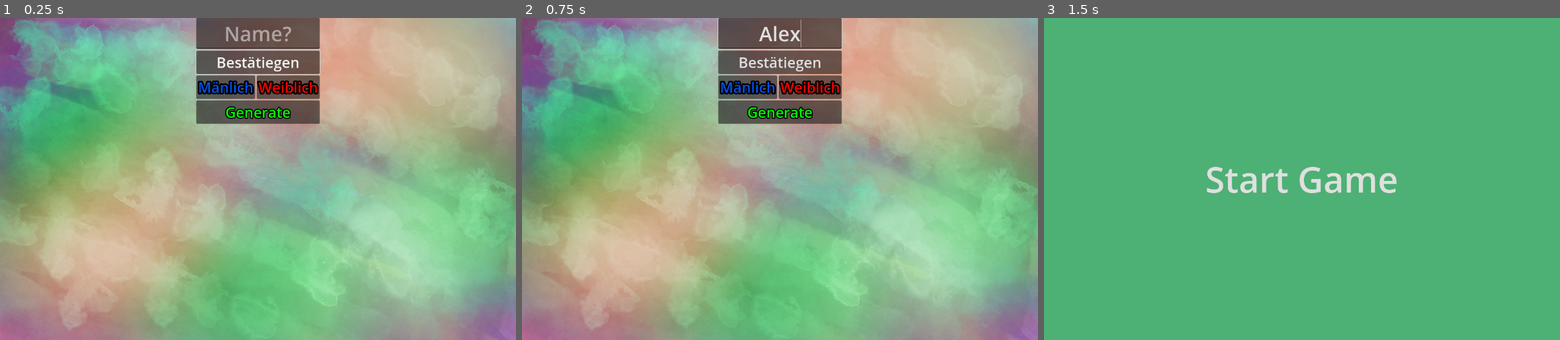
Above: before the commit, frames 1-3 (left to right).
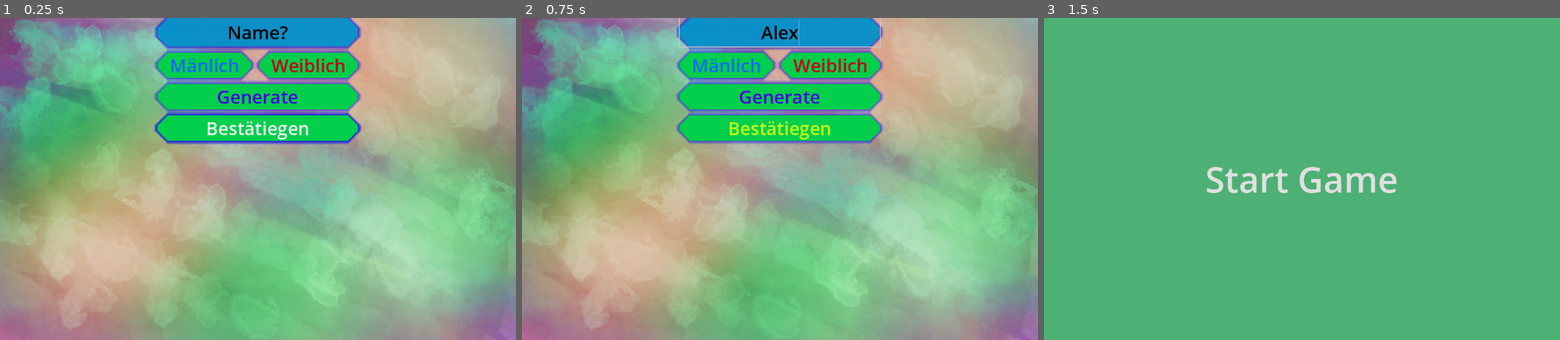
Above: after the commit, the same moments.

Repository: NIK-98/Paint_The_Ground
Game: Godot game, scene res://sceens/level.tscn
The game is run twice, just before and just after one commit, with the same random seed, the same clock (stepped at 60 frames per second) and the same inputs. This scene is started directly instead of the project's main scene.
Inputs (mouse positions are in pixels of both pictures, inside the frame that each line leads up to):
- Up to frame 1 (0.25 s): no input
- Up to frame 2 (0.75 s): click (780, 34) at 0.52 s; type "Alex" at 0.6 s
- Up to frame 3 (1.5 s): click "Bestätiegen" at 1.25 s

The runs differ from the first frame. In frame 1, 15% of the frame differs, in the area x 29-71%, y 0-40%; in frame 2, 15%; in frame 3, nothing differs.
Error in both runs: Attempt to call function 'get_node' in base 'null instance' on a null instance. (res://scripts/level.gd:183)

Commit message:
kleinere verbesserungen und ui anpassungen

Diff:
--- a/sceens/level.tscn
+++ b/sceens/level.tscn
@@ -55,6 +55,83 @@
 
 [sub_resource type="Theme" id="Theme_n2nq7"]
 PanelContainer/styles/panel = SubResource("StyleBoxFlat_ewbck")
+
+[sub_resource type="SystemFont" id="SystemFont_8psfh"]
+font_names = PackedStringArray("Berlin Sans FB")
+
+[sub_resource type="StyleBoxFlat" id="StyleBoxFlat_m6jnd"]
+bg_color = Color(0, 0.670588, 0.780392, 0.784314)
+corner_radius_top_left = 25
+corner_radius_top_right = 25
+corner_radius_bottom_right = 25
+corner_radius_bottom_left = 25
+corner_detail = 1
+shadow_color = Color(0, 0, 0.886275, 0.709804)
+shadow_size = 10
+
+[sub_resource type="Theme" id="Theme_lny4d"]
+LineEdit/colors/font_color = Color(0, 0, 0, 1)
+LineEdit/colors/font_outline_color = Color(0, 0, 0, 1)
+LineEdit/colors/font_placeholder_color = Color(0, 0, 0, 1)
+LineEdit/font_sizes/font_size = 45
+LineEdit/fonts/font = SubResource("SystemFont_8psfh")
+LineEdit/styles/normal = SubResource("StyleBoxFlat_m6jnd")
+
+[sub_resource type="SystemFont" id="SystemFont_8s71y"]
+font_names = PackedStringArray("Cooper")
+
+[sub_resource type="StyleBoxFlat" id="StyleBoxFlat_57cek"]
+content_margin_left = 30.0
+content_margin_right = 30.0
+bg_color = Color(1.63645e-06, 0.81336, 0.295712, 1)
+corner_radius_top_left = 25
+corner_radius_top_right = 25
+corner_radius_bottom_right = 25
+corner_radius_bottom_left = 25
+corner_detail = 1
+shadow_color = Color(0, 0, 0.956863, 0.6)
+shadow_size = 10
+
+[sub_resource type="Theme" id="Theme_u37or"]
+Button/colors/font_color = Color(0.102703, 0.396986, 1, 1)
+Button/colors/font_hover_color = Color(0.95, 0.95, 0.95, 1)
+Button/font_sizes/font_size = 45
+Button/fonts/font = SubResource("SystemFont_8s71y")
+Button/styles/focus = SubResource("StyleBoxFlat_57cek")
+Button/styles/hover = SubResource("StyleBoxFlat_57cek")
+Button/styles/hover_pressed = SubResource("StyleBoxFlat_57cek")
+Button/styles/normal = SubResource("StyleBoxFlat_57cek")
+Button/styles/pressed = SubResource("StyleBoxFlat_57cek")
+
+[sub_resource type="Theme" id="Theme_3naol"]
+Button/colors/font_color = Color(0.768627, 0, 0.101961, 1)
+Button/font_sizes/font_size = 45
+Button/fonts/font = SubResource("SystemFont_8s71y")
+Button/styles/focus = SubResource("StyleBoxFlat_57cek")
+Button/styles/hover = SubResource("StyleBoxFlat_57cek")
+Button/styles/hover_pressed = SubResource("StyleBoxFlat_57cek")
+Button/styles/normal = SubResource("StyleBoxFlat_57cek")
+Button/styles/pressed = SubResource("StyleBoxFlat_57cek")
+
+[sub_resource type="Theme" id="Theme_4qfo0"]
+Button/colors/font_color = Color(0.284398, 0.000272228, 0.877517, 1)
+Button/font_sizes/font_size = 45
+Button/fonts/font = SubResource("SystemFont_8s71y")
+Button/styles/focus = SubResource("StyleBoxFlat_57cek")
+Button/styles/hover = SubResource("StyleBoxFlat_57cek")
+Button/styles/hover_pressed = SubResource("StyleBoxFlat_57cek")
+Button/styles/normal = SubResource("StyleBoxFlat_57cek")
+Button/styles/pressed = SubResource("StyleBoxFlat_57cek")
+
+[sub_resource type="Theme" id="Theme_ywke1"]
+Button/colors/font_color = Color(0.768627, 1, 0.101961, 1)
+Button/font_sizes/font_size = 45
+Button/fonts/font = SubResource("SystemFont_8s71y")
+Button/styles/focus = SubResource("StyleBoxFlat_57cek")
+Button/styles/hover = SubResource("StyleBoxFlat_57cek")
+Button/styles/hover_pressed = SubResource("StyleBoxFlat_57cek")
+Button/styles/normal = SubResource("StyleBoxFlat_57cek")
+Button/styles/pressed = SubResource("StyleBoxFlat_57cek")
 
 [sub_resource type="SceneReplicationConfig" id="SceneReplicationConfig_jatce"]
 properties/0/path = NodePath("CanvasLayer/Time:text")
@@ -219,30 +296,25 @@
 texture = ExtResource("15_qppgb")
 
 [node name="CenterContainer" type="CenterContainer" parent="loby"]
-anchors_preset = 5
+anchors_preset = -1
 anchor_left = 0.5
 anchor_right = 0.5
-offset_left = -107.5
-offset_right = 107.5
-offset_bottom = 139.0
+offset_left = -261.0
+offset_right = 261.0
+offset_bottom = 288.0
 grow_horizontal = 2
 
 [node name="VBoxContainer" type="VBoxContainer" parent="loby/CenterContainer"]
 layout_mode = 2
+theme_override_constants/separation = 15
 
 [node name="name_input" type="LineEdit" parent="loby/CenterContainer/VBoxContainer"]
 layout_mode = 2
-theme_override_font_sizes/font_size = 50
+theme = SubResource("Theme_lny4d")
 placeholder_text = "Name?"
 alignment = 1
 max_length = 8
 expand_to_text_length = true
-
-[node name="Enter" type="Button" parent="loby/CenterContainer/VBoxContainer"]
-layout_mode = 2
-theme_override_font_sizes/font_size = 36
-text = "Bestätiegen"
-script = ExtResource("15_unqr3")
 
 [node name="Warten" type="Label" parent="loby/CenterContainer/VBoxContainer"]
 visible = false
@@ -255,27 +327,29 @@
 
 [node name="HBoxContainer" type="HBoxContainer" parent="loby/CenterContainer/VBoxContainer"]
 layout_mode = 2
+theme_override_constants/separation = 20
 
 [node name="J" type="Button" parent="loby/CenterContainer/VBoxContainer/HBoxContainer"]
 layout_mode = 2
-theme_override_colors/font_color = Color(0, 0.321569, 0.92549, 1)
-theme_override_constants/outline_size = 15
-theme_override_font_sizes/font_size = 36
+theme = SubResource("Theme_u37or")
+button_mask = 3
 text = "Mänlich"
 
 [node name="M" type="Button" parent="loby/CenterContainer/VBoxContainer/HBoxContainer"]
 layout_mode = 2
-theme_override_colors/font_color = Color(1, 0, 0, 1)
-theme_override_constants/outline_size = 15
-theme_override_font_sizes/font_size = 36
+theme = SubResource("Theme_3naol")
 text = "Weiblich"
 
 [node name="Random" type="Button" parent="loby/CenterContainer/VBoxContainer"]
 layout_mode = 2
-theme_override_colors/font_color = Color(0, 1, 0, 1)
-theme_override_constants/outline_size = 10
-theme_override_font_sizes/font_size = 36
+theme = SubResource("Theme_4qfo0")
 text = "Generate"
+
+[node name="Enter" type="Button" parent="loby/CenterContainer/VBoxContainer"]
+layout_mode = 2
+theme = SubResource("Theme_ywke1")
+text = "Bestätiegen"
+script = ExtResource("15_unqr3")
 
 [node name="Scoreboard" parent="." instance=ExtResource("17_4co2s")]
 
--- a/sceens/scoreboard.tscn
+++ b/sceens/scoreboard.tscn
@@ -9,6 +9,18 @@
 
 [sub_resource type="Theme" id="Theme_ggqog"]
 PanelContainer/styles/panel = SubResource("StyleBoxTexture_dox0w")
+
+[sub_resource type="LabelSettings" id="LabelSettings_k53ee"]
+font_size = 40
+font_color = Color(0.721569, 0.258824, 0, 1)
+outline_size = 25
+outline_color = Color(0, 0, 0, 1)
+
+[sub_resource type="LabelSettings" id="LabelSettings_f0rax"]
+font_size = 40
+font_color = Color(0.0156863, 0.0784314, 1, 1)
+outline_size = 25
+outline_color = Color(0, 0, 0, 1)
 
 [sub_resource type="SystemFont" id="SystemFont_jwpju"]
 font_names = PackedStringArray("Agency FB")
@@ -70,18 +82,6 @@
 outline_size = 15
 outline_color = Color(0, 0, 0, 1)
 
-[sub_resource type="LabelSettings" id="LabelSettings_k53ee"]
-font_size = 40
-font_color = Color(0.721569, 0.258824, 0, 1)
-outline_size = 25
-outline_color = Color(0, 0, 0, 1)
-
-[sub_resource type="LabelSettings" id="LabelSettings_f0rax"]
-font_size = 40
-font_color = Color(0.0156863, 0.0784314, 1, 1)
-outline_size = 25
-outline_color = Color(0, 0, 0, 1)
-
 [sub_resource type="SceneReplicationConfig" id="SceneReplicationConfig_qcn5r"]
 properties/0/path = NodePath(".:Scoreboard_List")
 properties/0/spawn = true
@@ -126,6 +126,33 @@
 [node name="VBoxContainer" type="VBoxContainer" parent="CanvasLayer/CenterContainer/PanelContainer/MarginContainer"]
 layout_mode = 2
 
+[node name="ScrollContainer" type="ScrollContainer" parent="CanvasLayer/CenterContainer/PanelContainer/MarginContainer/VBoxContainer"]
+layout_mode = 2
+horizontal_scroll_mode = 0
+
+[node name="VBoxContainer" type="VBoxContainer" parent="CanvasLayer/CenterContainer/PanelContainer/MarginContainer/VBoxContainer/ScrollContainer"]
+layout_mode = 2
+
+[node name="HBoxContainer0" type="HBoxContainer" parent="CanvasLayer/CenterContainer/PanelContainer/MarginContainer/VBoxContainer/ScrollContainer/VBoxContainer"]
+layout_mode = 2
+theme_override_constants/separation = 60
+
+[node name="Platz0" type="Label" parent="CanvasLayer/CenterContainer/PanelContainer/MarginContainer/VBoxContainer/ScrollContainer/VBoxContainer/HBoxContainer0"]
+layout_mode = 2
+text = "Platz 1:"
+label_settings = SubResource("LabelSettings_k53ee")
+
+[node name="name0" type="Label" parent="CanvasLayer/CenterContainer/PanelContainer/MarginContainer/VBoxContainer/ScrollContainer/VBoxContainer/HBoxContainer0"]
+layout_mode = 2
+label_settings = SubResource("LabelSettings_f0rax")
+
+[node name="Score0" type="Label" parent="CanvasLayer/CenterContainer/PanelContainer/MarginContainer/VBoxContainer/ScrollContainer/VBoxContainer/HBoxContainer0"]
+layout_mode = 2
+theme_override_colors/font_color = Color(0.996844, 0.881704, 7.70092e-07, 1)
+theme_override_colors/font_outline_color = Color(0, 0, 0, 1)
+theme_override_constants/outline_size = 25
+theme_override_font_sizes/font_size = 40
+
 [node name="Label" type="Label" parent="CanvasLayer/CenterContainer/PanelContainer/MarginContainer/VBoxContainer"]
 layout_mode = 2
 text = "Bestenliste"
@@ -170,34 +197,6 @@
 horizontal_alignment = 1
 vertical_alignment = 1
 
-[node name="ScrollContainer" type="ScrollContainer" parent="CanvasLayer/CenterContainer/PanelContainer/MarginContainer/VBoxContainer"]
-custom_minimum_size = Vector2(0, 587)
-layout_mode = 2
-horizontal_scroll_mode = 0
-
-[node name="VBoxContainer" type="VBoxContainer" parent="CanvasLayer/CenterContainer/PanelContainer/MarginContainer/VBoxContainer/ScrollContainer"]
-layout_mode = 2
-
-[node name="HBoxContainer0" type="HBoxContainer" parent="CanvasLayer/CenterContainer/PanelContainer/MarginContainer/VBoxContainer/ScrollContainer/VBoxContainer"]
-layout_mode = 2
-theme_override_constants/separation = 60
-
-[node name="Platz0" type="Label" parent="CanvasLayer/CenterContainer/PanelContainer/MarginContainer/VBoxContainer/ScrollContainer/VBoxContainer/HBoxContainer0"]
-layout_mode = 2
-text = "Platz 1:"
-label_settings = SubResource("LabelSettings_k53ee")
-
-[node name="name0" type="Label" parent="CanvasLayer/CenterContainer/PanelContainer/MarginContainer/VBoxContainer/ScrollContainer/VBoxContainer/HBoxContainer0"]
-layout_mode = 2
-label_settings = SubResource("LabelSettings_f0rax")
-
-[node name="Score0" type="Label" parent="CanvasLayer/CenterContainer/PanelContainer/MarginContainer/VBoxContainer/ScrollContainer/VBoxContainer/HBoxContainer0"]
-layout_mode = 2
-theme_override_colors/font_color = Color(0.996844, 0.881704, 7.70092e-07, 1)
-theme_override_colors/font_outline_color = Color(0, 0, 0, 1)
-theme_override_constants/outline_size = 25
-theme_override_font_sizes/font_size = 40
-
 [node name="MultiplayerSynchronizer" type="MultiplayerSynchronizer" parent="."]
 replication_config = SubResource("SceneReplicationConfig_qcn5r")
 
Not shown: 2 places in sceens/level.tscn that only renumber resources
